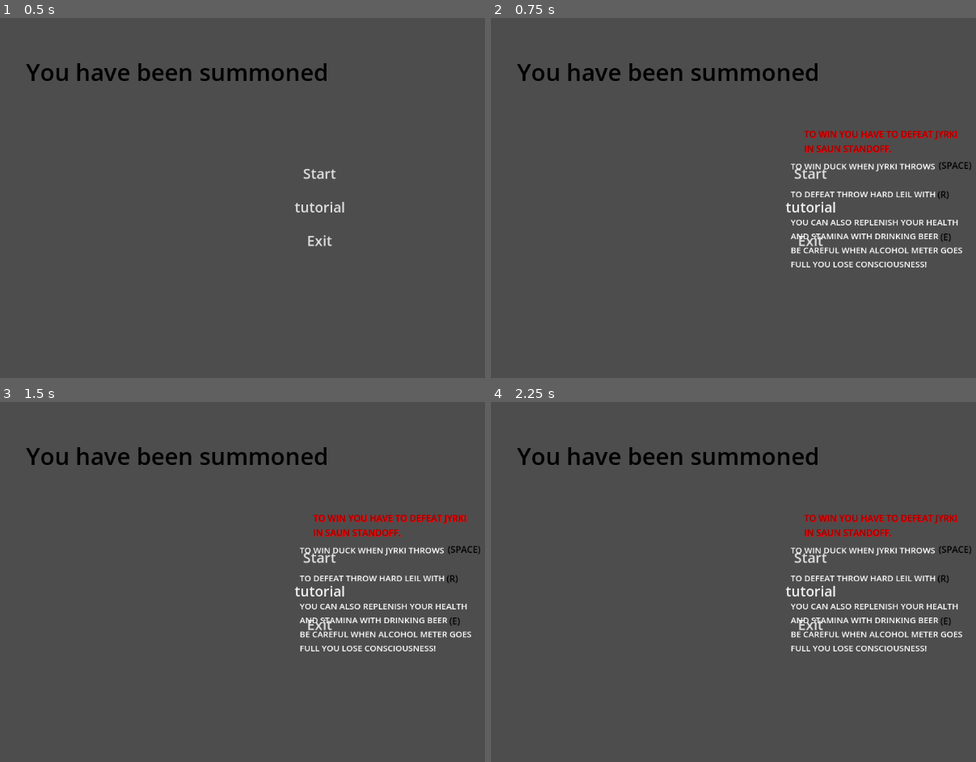
Above: before the commit, frames 1-4 (two rows, left to right).
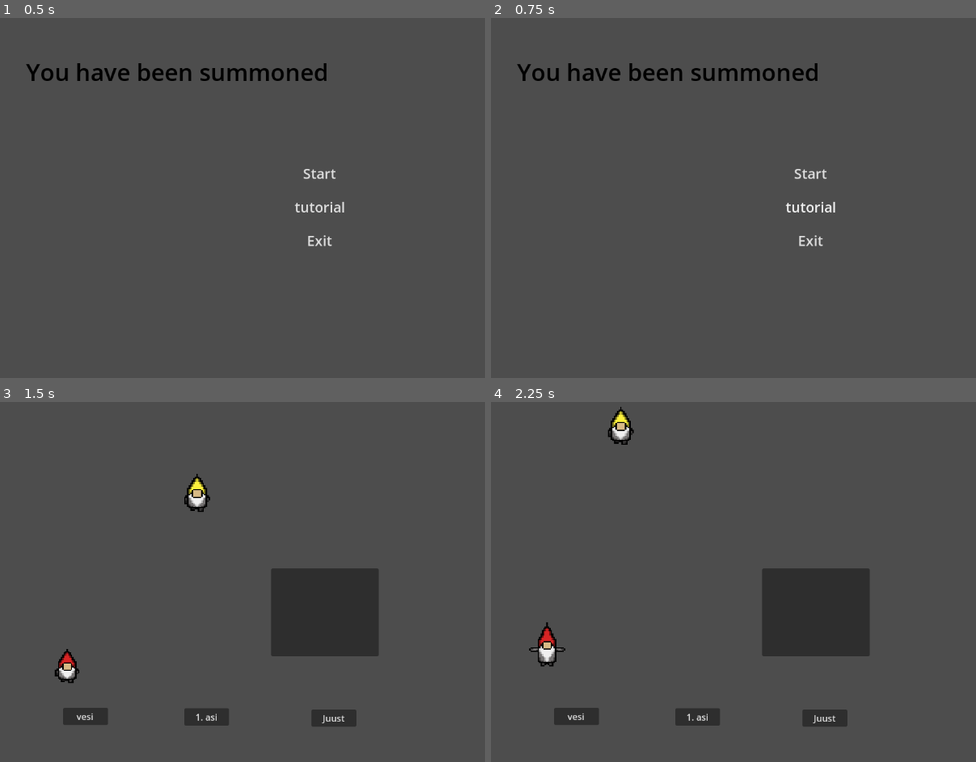
Above: after the commit, the same moments.

Repository: Blasphemouz/gamejam2024aprill
Game: Godot game, scene res://Objektid/control.tscn
The game is run twice, just before and just after one commit, with the same random seed, the same clock (stepped at 60 frames per second) and the same inputs.
Inputs (mouse positions are in pixels of both pictures, inside the frame that each line leads up to):
- Up to frame 1 (0.5 s): no input
- Up to frame 2 (0.75 s): click "tutorial" at 0.5 s
- Up to frame 3 (1.5 s): click "Start" at 1.25 s
- Up to frame 4 (2.25 s): click (544, 650) at 2.02 s

Frame 1 is identical in both runs. In frame 2, 2.5% of the frame differs, in the area x 61-99%, y 31-70%; in frame 3, 10%; in frame 4, 10%, in the area x 5-99%, y 1-91%.
Error after the commit: Invalid assignment of property or key 'visible' with value of type 'bool' on a base object of type 'null instance'. (res://Scripts/menu.gd:32)

Commit message:
Fixed typos, fixed error in changing scenes

Diff:
--- a/Objektid/control.tscn
+++ b/Objektid/control.tscn
@@ -62,7 +62,7 @@
 icon_alignment = 1
 expand_icon = true
 
-[node name="toutorial" type="Button" parent="."]
+[node name="tutorial" type="Button" parent="."]
 texture_filter = 1
 layout_mode = 1
 anchors_preset = 8
@@ -142,7 +142,7 @@
 value = 0.5
 script = ExtResource("3_4ac73")
 
-[node name="toutorialpanel" type="TextureRect" parent="."]
+[node name="tutorialpanel" type="TextureRect" parent="."]
 visible = false
 texture_filter = 1
 layout_mode = 0
@@ -151,7 +151,7 @@
 offset_right = 904.0
 offset_bottom = 632.0
 
-[node name="exittoutoutorial" type="Button" parent="toutorialpanel"]
+[node name="exittutoutorial" type="Button" parent="tutorialpanel"]
 layout_mode = 0
 offset_left = 328.0
 offset_top = 16.0
@@ -161,7 +161,7 @@
 flat = true
 expand_icon = true
 
-[node name="Label" type="Label" parent="toutorialpanel"]
+[node name="Label" type="Label" parent="tutorialpanel"]
 layout_mode = 0
 offset_left = 48.0
 offset_top = 88.0
@@ -180,7 +180,7 @@
 FULL YOU LOSE CONSCIOUSNESS!
 "
 
-[node name="Label2" type="Label" parent="toutorialpanel"]
+[node name="Label2" type="Label" parent="tutorialpanel"]
 layout_mode = 0
 offset_left = 72.0
 offset_top = 80.0
@@ -191,7 +191,7 @@
 text = "TO WIN YOU HAVE TO DEFEAT JYRKI
 IN SAUN STANDOFF."
 
-[node name="control" type="Label" parent="toutorialpanel"]
+[node name="control" type="Label" parent="tutorialpanel"]
 layout_mode = 0
 offset_left = 312.0
 offset_top = 136.0
@@ -200,7 +200,7 @@
 theme_override_colors/font_color = Color(0, 0, 0, 1)
 text = "(SPACE)"
 
-[node name="control2" type="Label" parent="toutorialpanel"]
+[node name="control2" type="Label" parent="tutorialpanel"]
 layout_mode = 0
 offset_left = 310.0
 offset_top = 188.0
@@ -209,7 +209,7 @@
 theme_override_colors/font_color = Color(0, 0, 0, 1)
 text = "(R)"
 
-[node name="control3" type="Label" parent="toutorialpanel"]
+[node name="control3" type="Label" parent="tutorialpanel"]
 layout_mode = 0
 offset_left = 315.0
 offset_top = 264.0
@@ -235,9 +235,9 @@
 stream = ExtResource("11_oqsmx")
 
 [connection signal="pressed" from="start" to="." method="_on_start_pressed"]
-[connection signal="pressed" from="toutorial" to="." method="_on_toutorial_pressed"]
+[connection signal="pressed" from="tutorial" to="." method="_on_toutorial_pressed"]
 [connection signal="pressed" from="exit" to="." method="_on_exit_pressed"]
 [connection signal="pressed" from="TextureRect2/volume" to="." method="_on_volume_pressed"]
 [connection signal="pressed" from="TextureRect2/volume" to="TextureRect2/VolumeSlider" method="_on_volume_pressed"]
 [connection signal="value_changed" from="TextureRect2/VolumeSlider" to="TextureRect2/VolumeSlider" method="_on_value_changed"]
-[connection signal="pressed" from="toutorialpanel/exittoutoutorial" to="." method="_on_exittoutoutorial_pressed"]
+[connection signal="pressed" from="tutorialpanel/exittutoutorial" to="." method="_on_exittoutoutorial_pressed"]
--- a/Scripts/menu.gd
+++ b/Scripts/menu.gd
@@ -19,7 +19,6 @@
 		Input.set_custom_mouse_cursor(kursor, Input.CURSOR_ARROW, Vector2(16,16))
 
 func _on_start_pressed():
-	control.queue_free()
 	get_tree().change_scene_to_file("res://main.tscn")
 
 
Not shown, added: assets/cooking sim/leil/leil.png.import
Not shown, added: assets/cooking sim/leil/leil_KOLLANE_pÑkapikk.png.import
Not shown, added: assets/cooking sim/leil/leil_PUNANE_pÑkapikk.png.import
Not shown, added: assets/cooking sim/leil/leil_ROHELINE_pÑkapikk.png.import
Not shown, added: assets/cooking sim/leil/leil_SININE_pÑkapikk.png.import
Not shown, added: assets/cooking sim/leil/leil_lapinkulta.png.import
Not shown, added: assets/cooking sim/leil/leil_‰llenaut.png.import
Not shown, added: assets/jyrki/Jyrki_attorney/jyrki_angry.png.import
Not shown, added: assets/jyrki/Jyrki_attorney/jyrki_angry_smirk.png.import
Not shown, added: assets/jyrki/Jyrki_attorney/jyrki_attorney.png.import
Not shown, added: assets/jyrki/Jyrki_attorney/jyrki_smirk.png.import
Not shown, added: assets/jyrki/Jyrki_attorney/jyrki_talk.png.import
(and 1 more such lines)
